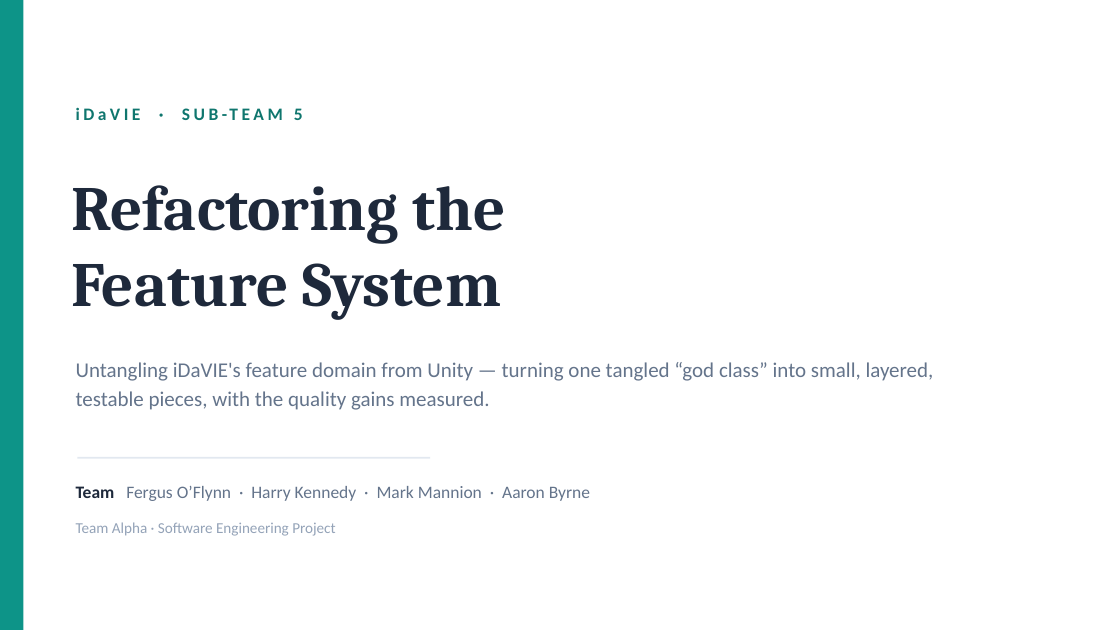
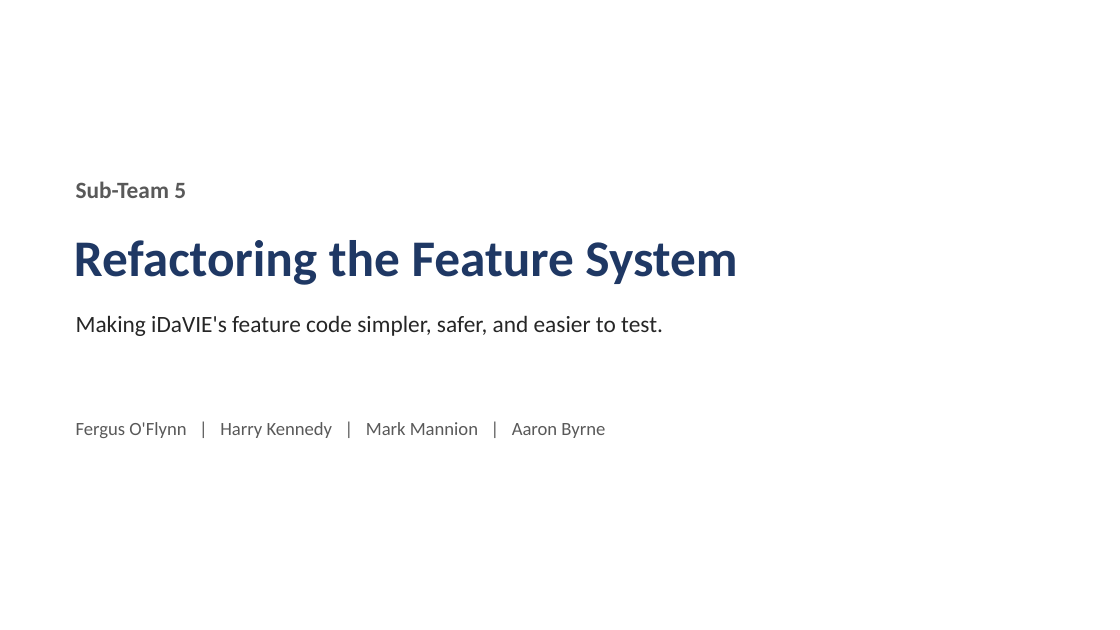
Before and after one commit to david-bol12/iDaVIE---Team-Alpha, a slide deck: slide 1 of Docs/team-5/SubTeam5_Overview.pptx. Drawn at 1120x630 pixels with LibreOffice and Linux fonts; fonts in the diff are those of the drawing. Boxes give left, top, right and bottom in pixels: in the first picture for what was removed or moved away, otherwise in the second. Text is boxed around its words. In the diff, an @@ line names an element or a change of style, - is before the commit and + after.

Commit message:
Updating our ppt slides

```diff
--- a/Docs/team-5/SubTeam5_Overview.pptx
+++ b/Docs/team-5/SubTeam5_Overview.pptx
@@ rectangle removed at box(0, 0, 24, 630) @@
@@ text at box(76, 181, 186, 198): text changed; size 15 to 20 pt; text colour #0F766E to #595959 @@
-iDaVIE · SUB-TEAM 5
+Sub-Team 5
@@ text at box(74, 240, 737, 285): text changed; size 54 to 44 pt; font Cambria to Calibri; text colour #1E293B to #1F3864 @@
-Refactoring the
-Feature System
+Refactoring the Feature System
@@ text added at box(76, 315, 663, 336), 20 pt, text #262626 @@
+Making iDaVIE's feature code simpler, safer, and easier to test.
@@ text removed at box(76, 362, 934, 410) @@
-Untangling iDaVIE's feature domain from Unity — turning one tangled “god class” into small, layered, testable pieces, with the quality gains measured.
@@ text at box(76, 422, 605, 438): text changed; size 15 to 16 pt; text colour #64748B to #595959 @@
-Team Fergus O’Flynn · Harry Kennedy · Mark Mannion · Aaron Byrne
+Fergus O'Flynn | Harry Kennedy | Mark Mannion | Aaron Byrne
@@ line removed from (77, 458) to (430, 458) @@
@@ text removed at box(76, 522, 335, 536) @@
-Team Alpha · Software Engineering Project
```
Also in this commit, not shown: 1 other slide changed, 3 slides added, 3 slides removed, 7 other files.
